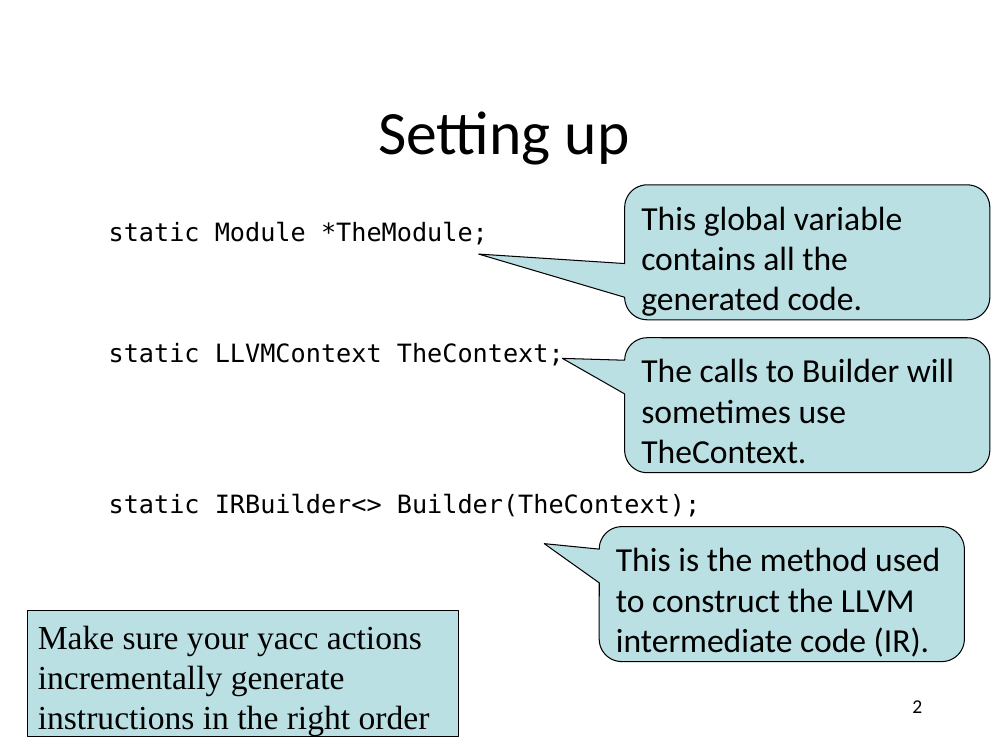
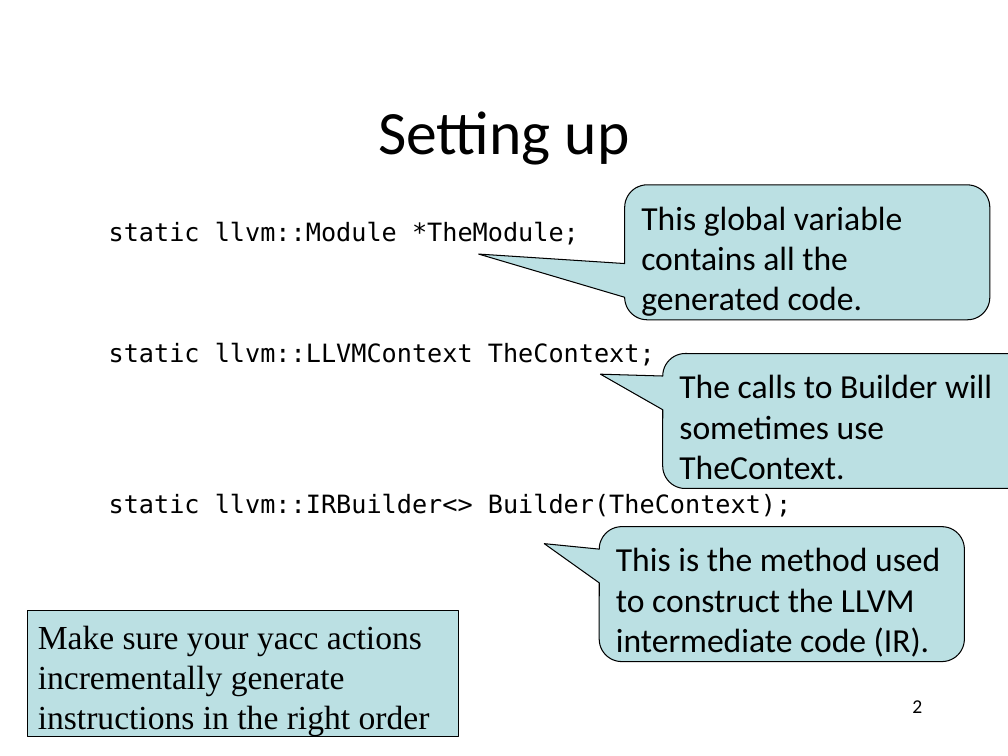
Before and after one commit to anoopsarkar/compilers-class, a slide deck: slide 2 of assets/ppt/codegen/decafLLVM.pptx. Drawn at 1008x756 pixels with LibreOffice and Linux fonts; fonts in the diff are those of the drawing. Boxes give left, top, right and bottom in pixels: in the first picture for what was removed or moved away, otherwise in the second. Text is boxed around its words. In the diff, an @@ line names an element or a change of style, - is before the commit and + after.

```diff
--- a/assets/ppt/codegen/decafLLVM.pptx
+++ b/assets/ppt/codegen/decafLLVM.pptx
@@ text at (109,221,791,517): text changed @@
-static Module *TheModule;
-static LLVMContext TheContext;
-static IRBuilder<> Builder(TheContext);
+static llvm::Module *TheModule;
+static llvm::LLVMContext TheContext;
+static llvm::IRBuilder<> Builder(TheContext);
@@ rounded speech box "The calls to Builder will ...": place and size @@
-rounded speech box "The calls to Builder will ..." at (625,338,990,473)
+rounded speech box "The calls to Builder will ..." at (662,354,1008,489)
```
Also in this commit, not shown: 2 other files.
